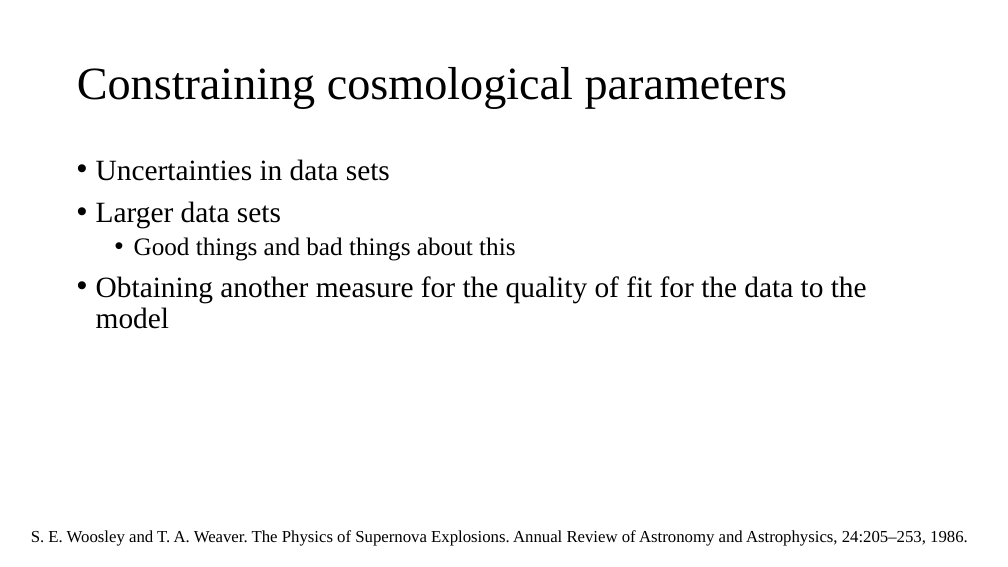
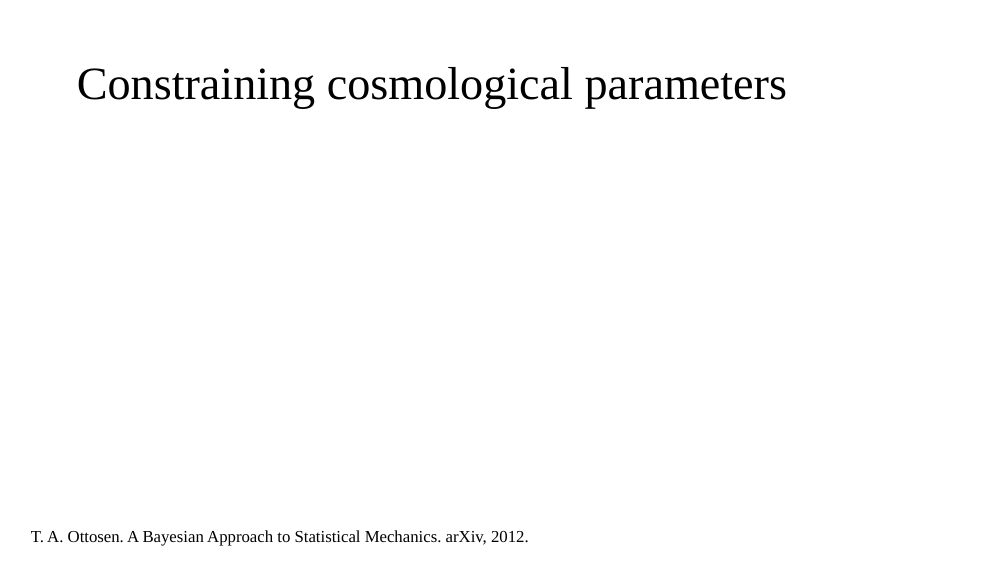
Before and after one commit to cao-jacky/degree_level3, a slide deck: slide 5 of physics_problem_solving/supernova_cosmology_jacky_cao.pptx. Drawn at 1008x567 pixels with LibreOffice and Linux fonts; fonts in the diff are those of the drawing; grey boxes stand for pictures. Boxes give left, top, right and bottom in pixels: in the first picture for what was removed or moved away, otherwise in the second. Text is boxed around its words. In the diff, an @@ line names an element or a change of style, - is before the commit and + after.

```diff
--- a/physics_problem_solving/supernova_cosmology_jacky_cao.pptx
+++ b/physics_problem_solving/supernova_cosmology_jacky_cao.pptx
@@ text removed at <box>96,159,867,329</box> @@
-• Uncertainties in data sets
-• Larger data sets
-  • Good things and bad things about this
-• Obtaining another measure for the quality of fit for the data to the model
@@ text at <box>31,530,529,546</box>: text changed @@
-S. E. Woosley and T. A. Weaver. The Physics of Supernova Explosions. Annual Review of Astronomy and Astrophysics, 24:205–253, 1986.
+T. A. Ottosen. A Bayesian Approach to Statistical Mechanics. arXiv, 2012.
```
Also in this commit, not shown: 3 other slides changed.
